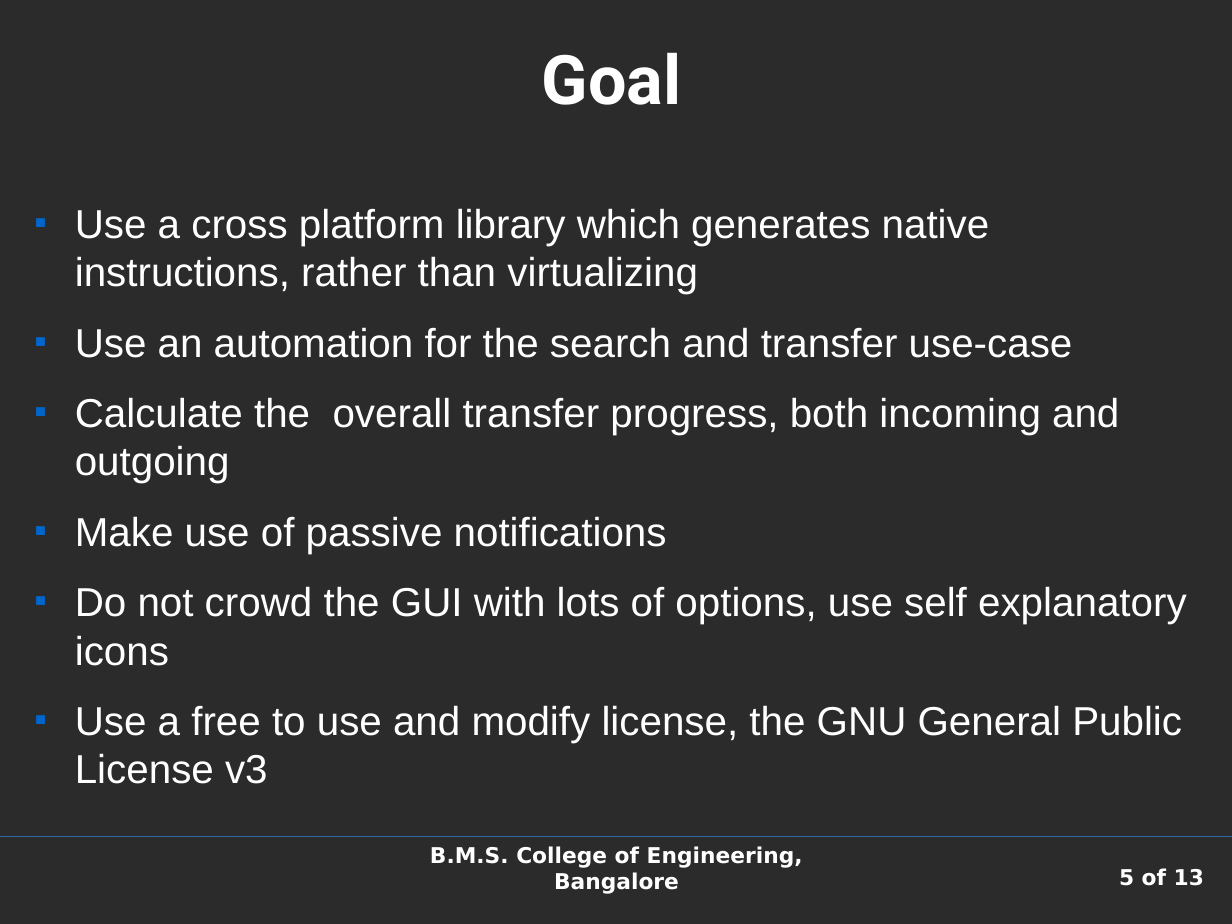
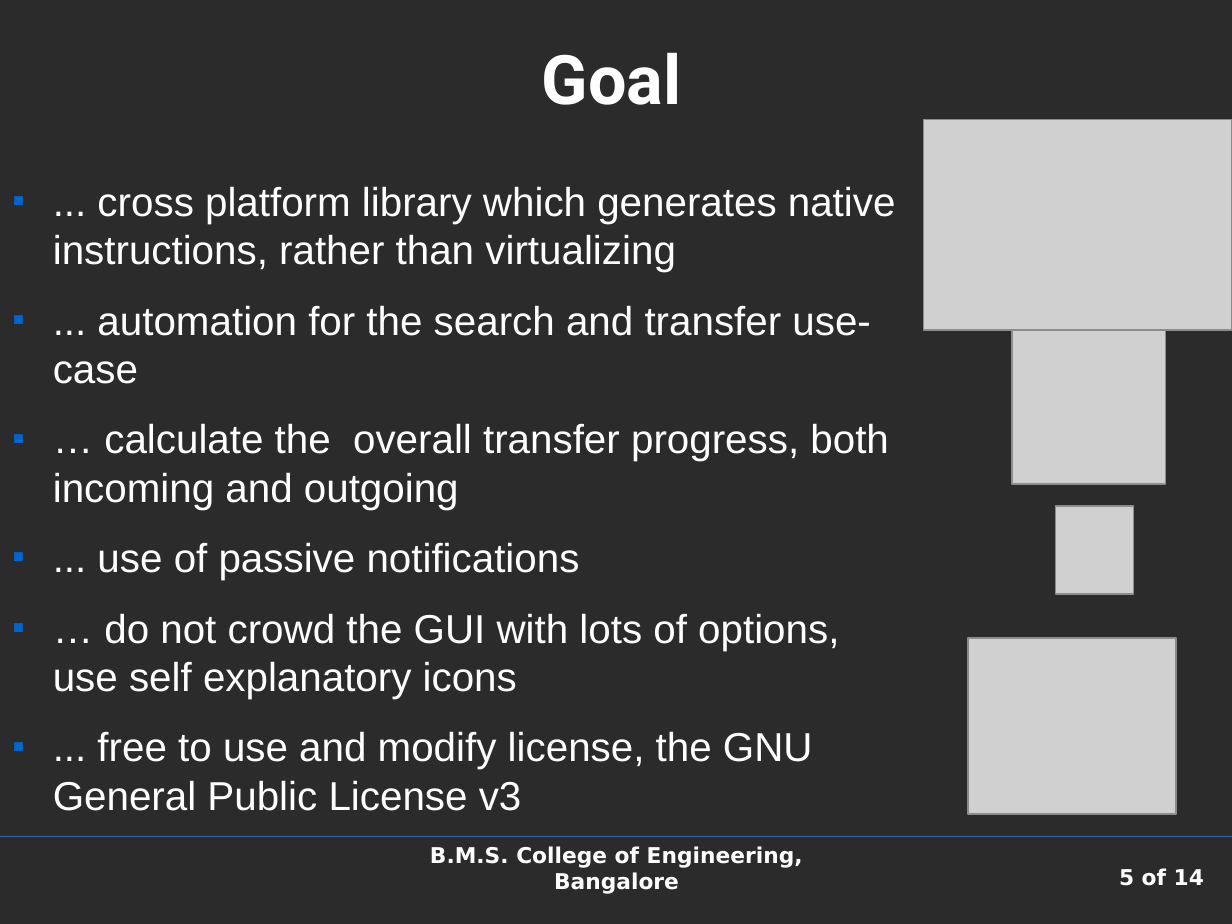
Before and after one commit to shaan7/Kapotah, a slide deck: slide 5 of docs/presentation.odp. Drawn at 1232x924 pixels with LibreOffice and Linux fonts; fonts in the diff are those of the drawing; grey boxes stand for pictures; background and template pictures are left out; a plain dark background stands for a picture behind light text. Boxes give left, top, right and bottom in pixels: in the first picture for what was removed or moved away, otherwise in the second. Text is boxed around its words. In the diff, an @@ line names an element or a change of style, - is before the commit and + after.

```diff
--- a/docs/presentation.odp
+++ b/docs/presentation.odp
@@ picture added at box(925, 120, 1232, 331) @@
@@ text at box(53, 186, 896, 811): text changed @@
-■ Use a cross platform library which generates native instructions, rather than virtualizing
-■ Use an automation for the search and transfer use-case
-■ Calculate the overall transfer progress, both incoming and outgoing
-■ Make use of passive notifications
-■ Do not crowd the GUI with lots of options, use self explanatory icons
-■ Use a free to use and modify license, the GNU General Public License v3
+■ ... cross platform library which generates native instructions, rather than virtualizing
+■ ... automation for the search and transfer use-case
+■ … calculate the overall transfer progress, both incoming and outgoing
+■ ... use of passive notifications
+■ … do not crowd the GUI with lots of options, use self explanatory icons
+■ ... free to use and modify license, the GNU General Public License v3
@@ picture added at box(1013, 330, 1166, 484) @@
@@ picture added at box(1056, 506, 1135, 595) @@
@@ picture added at box(968, 638, 1176, 814) @@
@@ page number at box(1119, 868, 1204, 886): text changed @@
-5 of 13
+5 of 14
```
Also in this commit, not shown: 5 other slides changed, 2 slides added, 1 slide removed, 3 other files.
